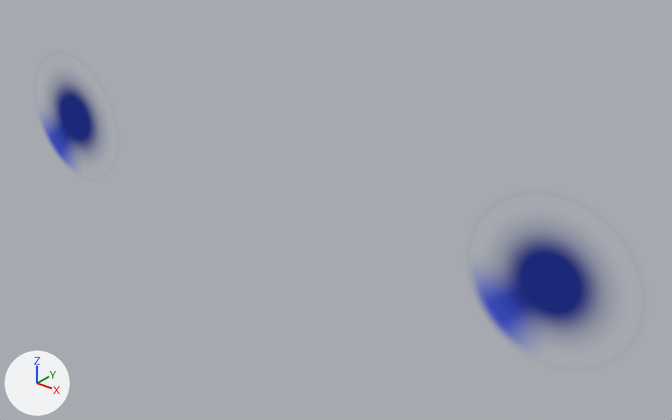
Two versions of the glTF model ELBOT/model/iris.glb, one commit apart.
Rendered twice from a camera (50 mm lens) standing at (0.977, -1.45, 0.733) and looking at (0.008, -0.239, -0.018). Lighting does not change. The marker at lower left points along +X, +Y and +Z. Where no turn or scale is listed for an object, it has been applied to the vertices.

Script lines for the objects in view, before the commit:
```python
me_mesh_001 = bpy.data.meshes.new('Mesh.001')
me_mesh_001.from_pydata(...)  # 37 vertices, 36 faces; spans x -0.145..0.142, y 0.0, z -0.142..0.145
me_mesh_001.materials.append(mat_olhos_001)
me_mesh_002 = bpy.data.meshes.new('Mesh.002')
me_mesh_002.from_pydata(...)  # 37 vertices, 36 faces; spans x -14.6..14.2, y 0.0, z -14.4..14.4
me_mesh_002.materials.append(mat_olhos_001)
ob_eye_002 = bpy.data.objects.new('eye.002', me_mesh_001)
ob_eye_002.location = (-0.516, -0.41, 0.09)
ob_eye_003 = bpy.data.objects.new('eye.003', me_mesh_002)
ob_eye_003.parent = ob_cabeca
ob_eye_003.location = (51.97, 140.1, 45.54)
ob_eye_003.rotation_euler = (1.571, 0.0, -0.785)  # degrees (90, 0, -45)
```
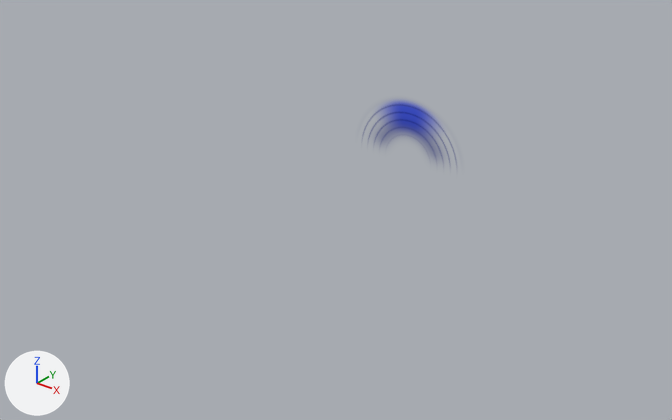
Commit message: IRIS - Success!

What differs and where, as boxes (x1, y1, x2, y2) in the pictures (672 x 420 px):
'eye.003', recoloured, moved, turned
    before: (477, 235, 599, 341)
    after: (365, 101, 454, 159)
'eye.002', deleted
    before: (44, 83, 98, 164)

Patch to the scene script:
```diff
--- a/ELBOT/model/iris.glb.py
+++ b/ELBOT/model/iris.glb.py
@@ img_iris4 @@
+img_iris4 = load_image('iris4', '_unpacked/iris4', 500, 500, 'sRGB')
@@ mat_olhos_002 @@
+mat_olhos_002 = bpy.data.materials.new('olhos.002')
+# uses the picture img_iris4
@@ me_mesh_002 @@
 me_mesh_002.from_pydata(...)  # 37 vertices, 36 faces; spans x -14.6..14.2, y 0.0, z -14.4..14.4
-me_mesh_002.materials.append(mat_olhos_001)
+me_mesh_002.materials.append(mat_olhos_002)
@@ ob_eye_002 @@
-ob_eye_002 = bpy.data.objects.new('eye.002', me_mesh_001)
-ob_eye_002.location = (-0.516, -0.41, 0.09)
@@ ob_eye_003 @@
 ob_eye_003.parent = ob_cabeca
-ob_eye_003.location = (51.97, 140.1, 45.54)
-ob_eye_003.rotation_euler = (1.571, 0.0, -0.785)  # degrees (90, 0, -45)
+ob_eye_003.location = (0.0, 131.1, 4.503)
+ob_eye_003.rotation_euler = (1.571, 0.0, 3.142)  # degrees (90, 0, 180)
```
